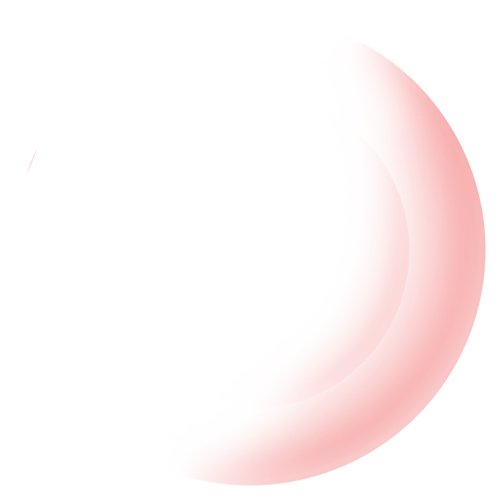
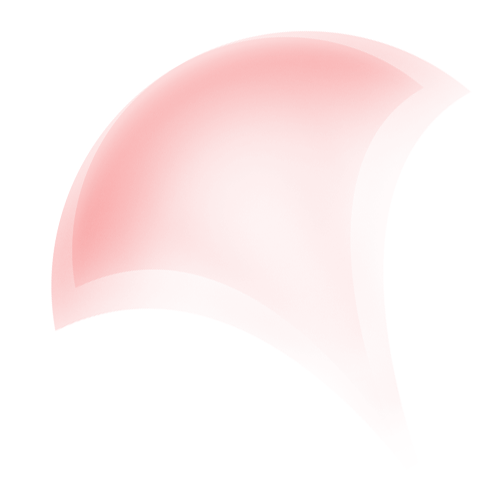
Comparing the layer stacks of the two 500 x 500 images. Changes:
added layer "circle6" above "circle1" over box(51, 30, 472, 470)
hid "circle1" (1st of 2) over box(26, 30, 486, 486)
